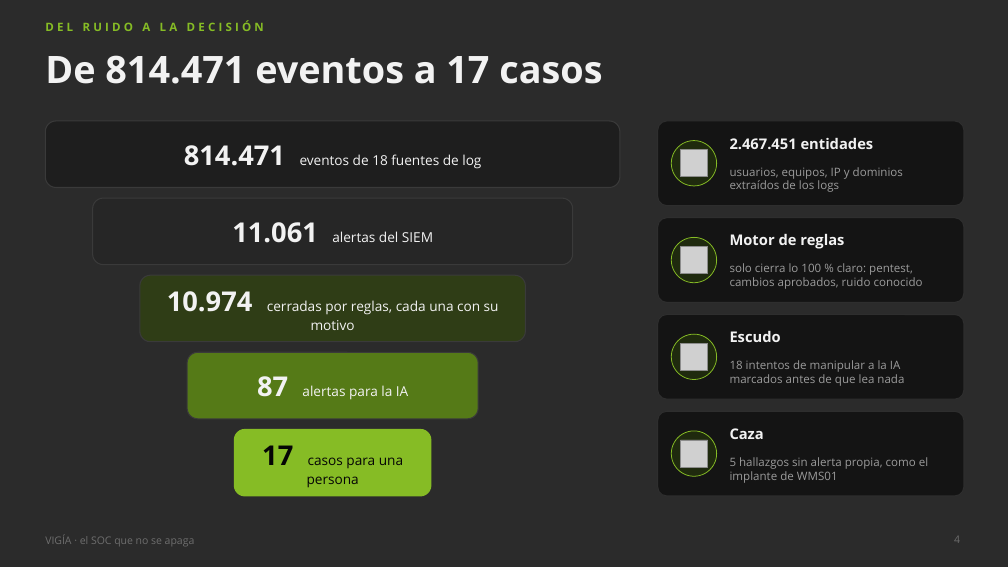
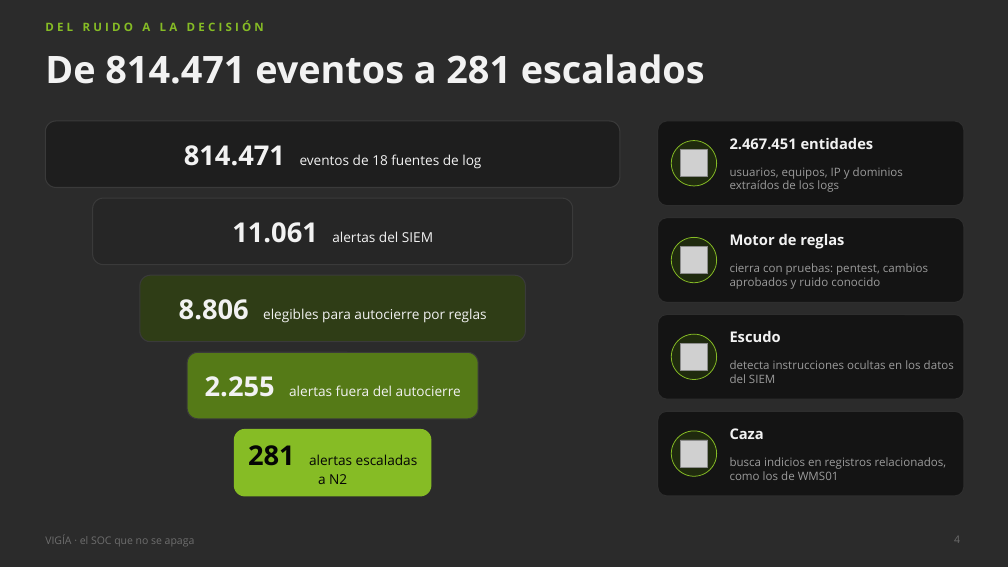
Before and after one commit to marcmarti9/Hack-2026-27, a slide deck: slide 4 of docs/presentacion/VIGIA_presentacion.pptx. Drawn at 1008x567 pixels with LibreOffice and Linux fonts; fonts in the diff are those of the drawing; grey boxes stand for pictures; background and template pictures are left out; a plain dark background stands for a picture behind light text. Boxes give left, top, right and bottom in pixels: in the first picture for what was removed or moved away, otherwise in the second. Text is boxed around its words. In the diff, an @@ line names an element or a change of style, - is before the commit and + after.

Commit message:
Finaliza la presentación de Vigía para el jurado

```diff
--- a/docs/presentacion/VIGIA_presentacion.pptx
+++ b/docs/presentacion/VIGIA_presentacion.pptx
@@ title at [45, 54, 705, 84]: text changed @@
-De 814.471 eventos a 17 casos
+De 814.471 eventos a 281 escalados
@@ text at [730, 263, 928, 289]: text changed @@
-solo cierra lo 100 % claro: pentest, cambios aprobados, ruido conocido
+cierra con pruebas: pentest, cambios aprobados y ruido conocido
@@ text at [179, 299, 487, 323]: text changed @@
-10.974 cerradas por reglas, cada una con su motivo
+8.806 elegibles para autocierre por reglas
@@ text at [205, 376, 461, 397]: text changed @@
-87 alertas para la IA
+2.255 alertas fuera del autocierre
@@ text at [730, 360, 954, 383]: text changed @@
-18 intentos de manipular a la IA marcados antes de que lea nada
+detecta instrucciones ocultas en los datos del SIEM
@@ text at [248, 445, 418, 484]: text changed @@
-17 casos para una persona
+281 alertas escaladas a N2
@@ text at [730, 457, 947, 480]: text changed @@
-5 hallazgos sin alerta propia, como el implante de WMS01
+busca indicios en registros relacionados, como los de WMS01
```
Also in this commit, not shown: 11 other slides changed, 3 other files.
